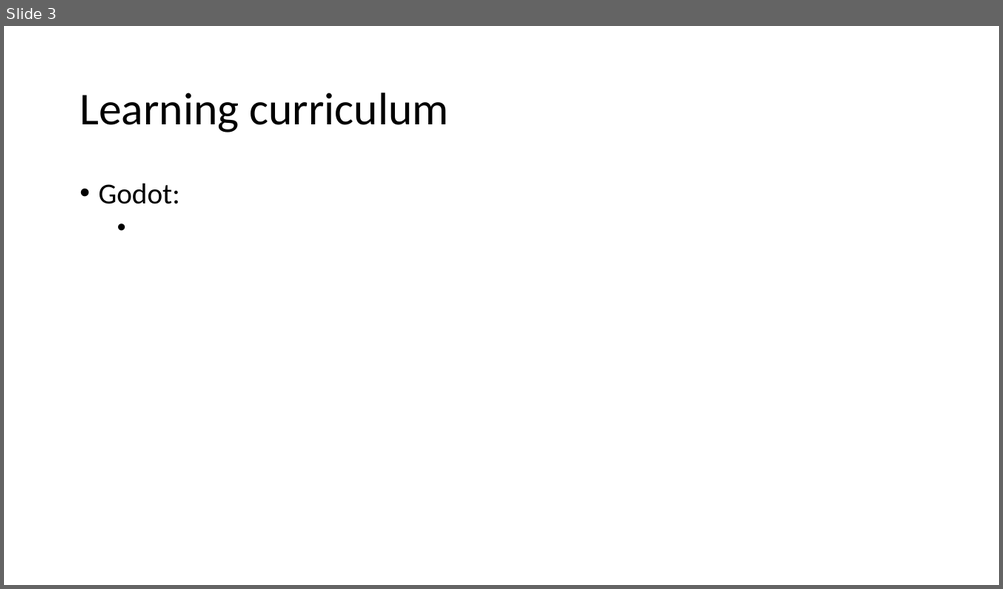
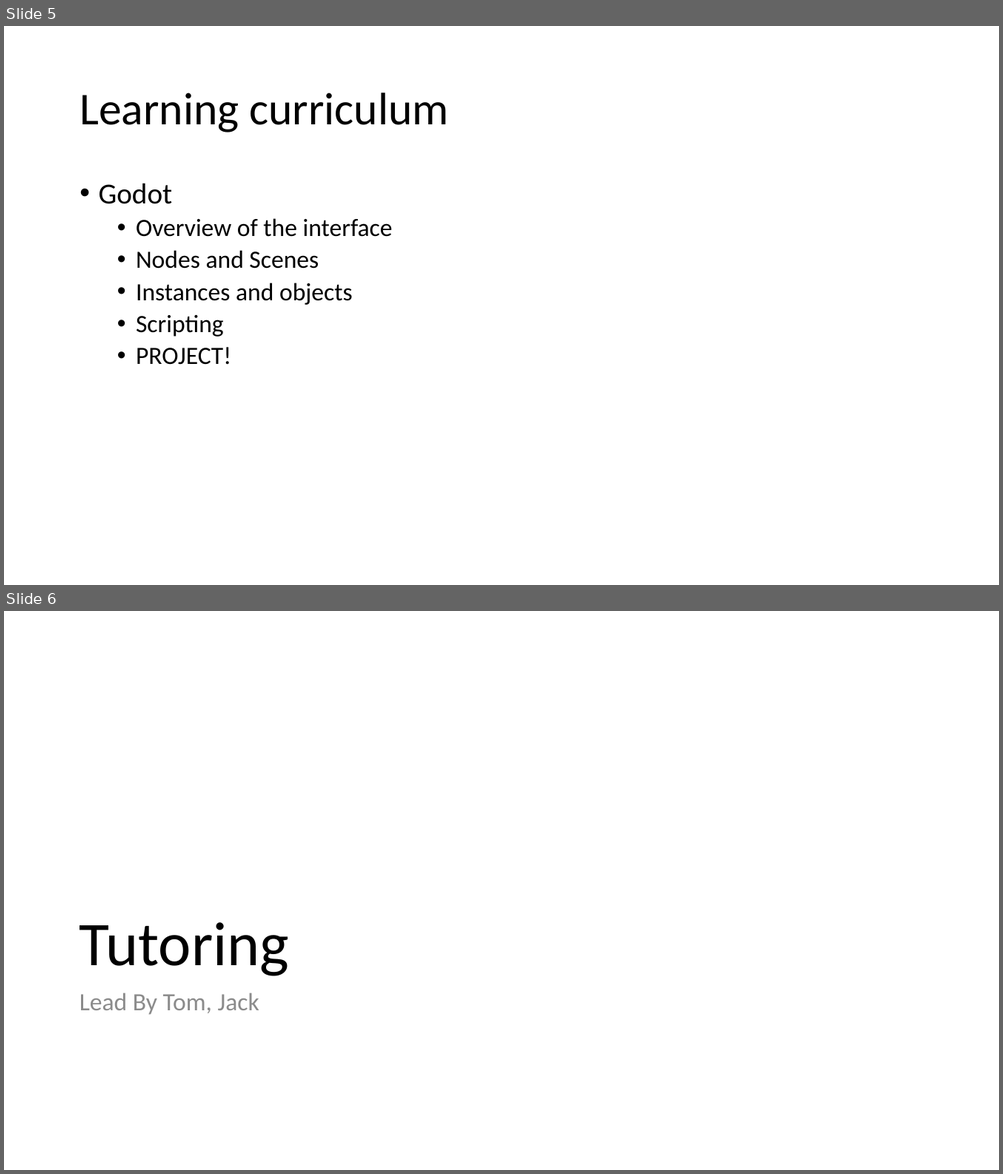
Before and after one commit to Huron-Computer-Science-Club/General_Information, a slide deck: Kick_off_slides.pptx. Shown one above the other, each under a label of ours: slide 3 before the commit, slides 5 and 6 after it. The pictures are 1003x589 and 1003x1174 pixels, drawn with LibreOffice and Linux fonts; fonts in the diff are those of the drawing. Boxes give left, top, right and bottom in pixels: in the first picture for what was removed or moved away, otherwise in the second. Text is boxed around its words. In the diff, an @@ line names an element or a change of style, - is before the commit and + after.

```diff
--- a/Kick_off_slides.pptx
+++ b/Kick_off_slides.pptx
@@ slide 6 added at box(4, 611, 999, 1170), background #FFFFFF @@
@@ title added at box(79, 923, 289, 977), 60 pt, text #000000 @@
+Tutoring
@@ text added at box(79, 993, 259, 1015), 24 pt, text #8C8C8C @@
+Lead By Tom, Jack
@@ what was slide 3 is now slide 5 @@
@@ slide 5 changed as well @@
@@ text at box(99, 183, 392, 365): text changed; size 28 to 24 pt @@
-• Godot:
+• Godot
+  • Overview of the interface
+  • Nodes and Scenes
+  • Instances and objects
+  • Scripting
+  • PROJECT!
```
Also in this commit, not shown: 2 other slides changed, 3 other slides added, 7 other files.
